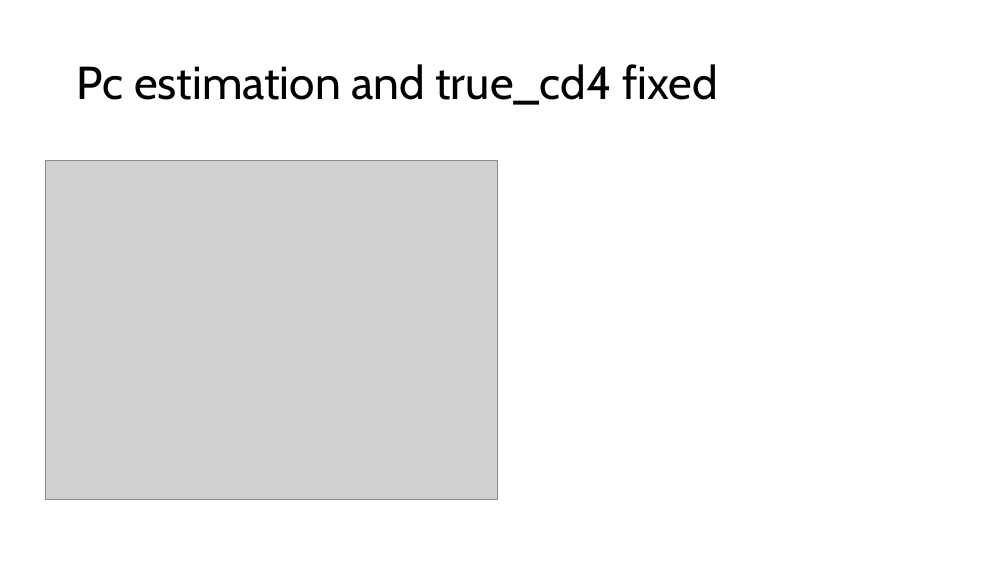
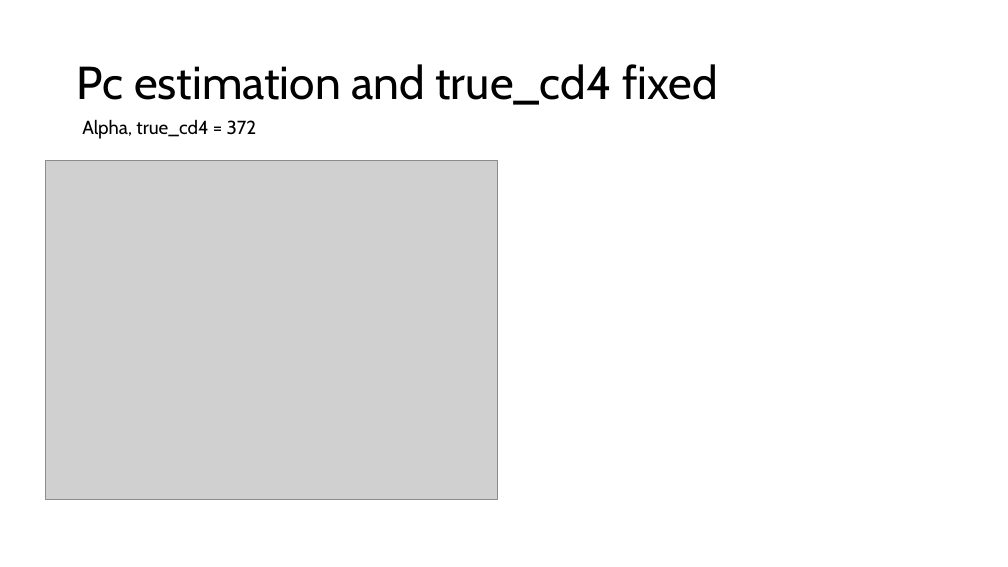
Before and after one commit to belacharv/Boehm_TCR_editing, a slide deck: slide 7 of prezentace/251002_cell_fate_boehm_layers_pc_est_n4_fixed.pptx (slide 6 before the commit). Drawn at 1008x567 pixels with LibreOffice and Linux fonts; fonts in the diff are those of the drawing; grey boxes stand for pictures. Boxes give left, top, right and bottom in pixels: in the first picture for what was removed or moved away, otherwise in the second. Text is boxed around its words. In the diff, an @@ line names an element or a change of style, - is before the commit and + after.

```diff
--- a/prezentace/251002_cell_fate_boehm_layers_pc_est_n4_fixed.pptx
+++ b/prezentace/251002_cell_fate_boehm_layers_pc_est_n4_fixed.pptx
@@ text added at [82, 119, 257, 139], 18 pt, text #000000 @@
+Alpha, true_cd4 = 372
```
Also in this commit, not shown: 5 other slides changed, 4 slides added, 5 other files.
